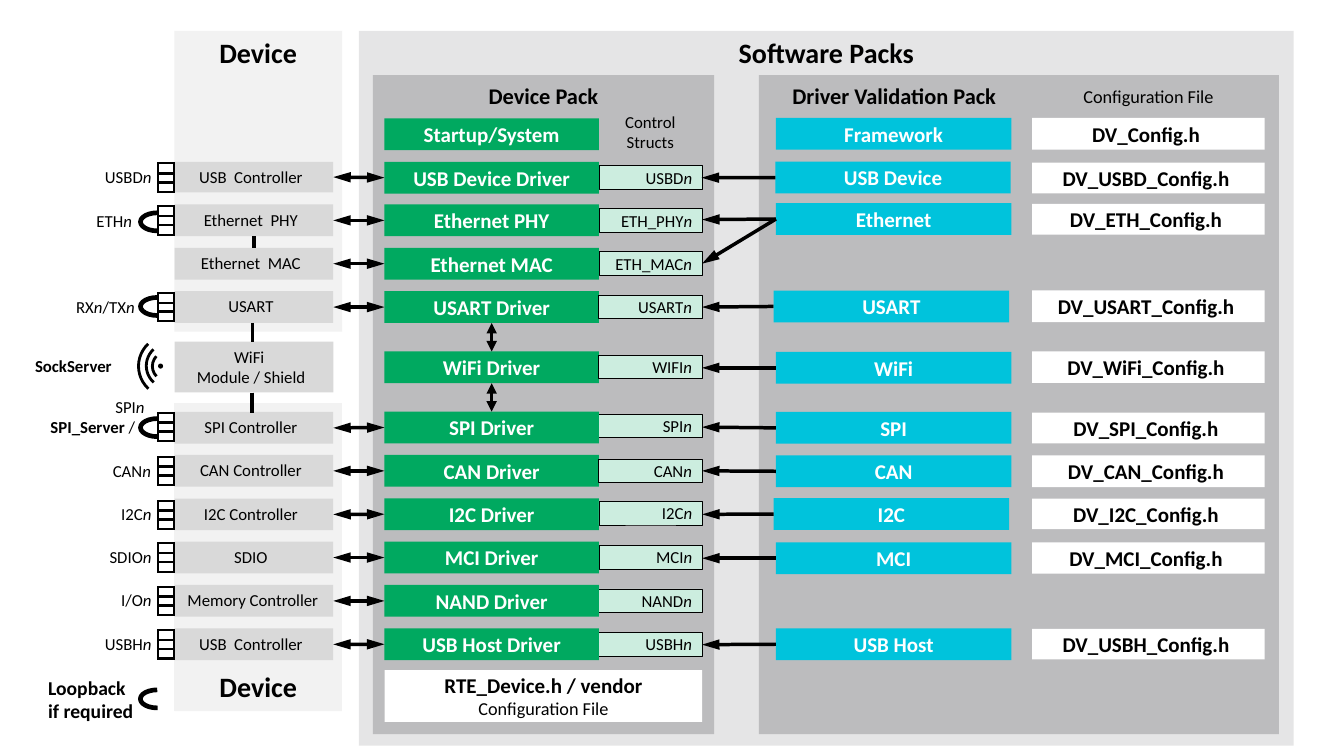
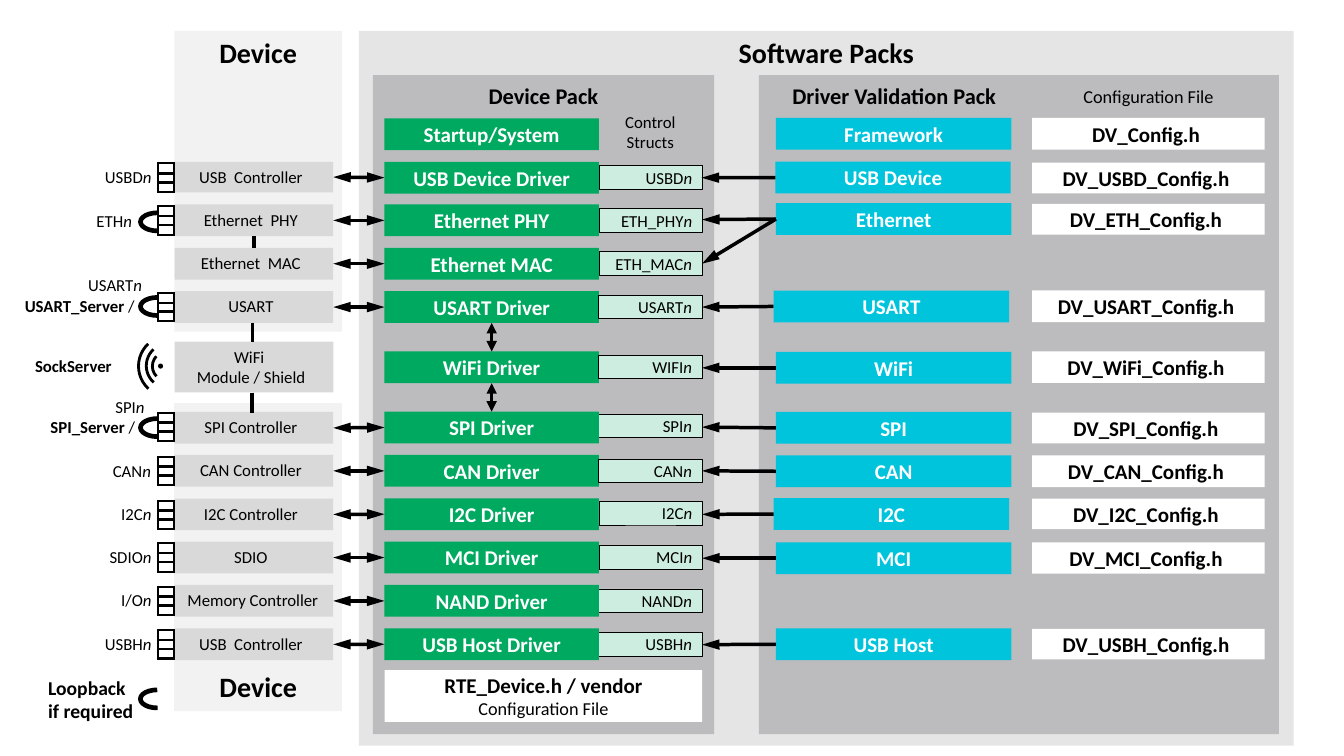
Before and after one commit to ARM-software/CMSIS-Driver_Validation, a slide deck: slide 4 of Doxygen/images/src/Driver Validation Suite.pptx. Drawn at 1344x756 pixels with LibreOffice and Linux fonts; fonts in the diff are those of the drawing. Boxes give left, top, right and bottom in pixels: in the first picture for what was removed or moved away, otherwise in the second. Text is boxed around its words. In the diff, an @@ line names an element or a change of style, - is before the commit and + after.

Commit message:
Rework USART driver validation and add USART_Server
 - Rework USART driver validation (introduced USART_Server)
 - Add USART_Server application for Keil MCBSTM32F400 evaluation board
 - Update examples
 - Update documentation

```diff
--- a/Doxygen/images/src/Driver Validation Suite.pptx
+++ b/Doxygen/images/src/Driver Validation Suite.pptx
@@ text at (88, 280, 142, 291): text changed @@
-RXn/TXn
+USARTn
@@ text added at (25, 301, 125, 315), 12 pt, text #000000, bold @@
+USART_Server /
```
Also in this commit, not shown: 55 other files.
